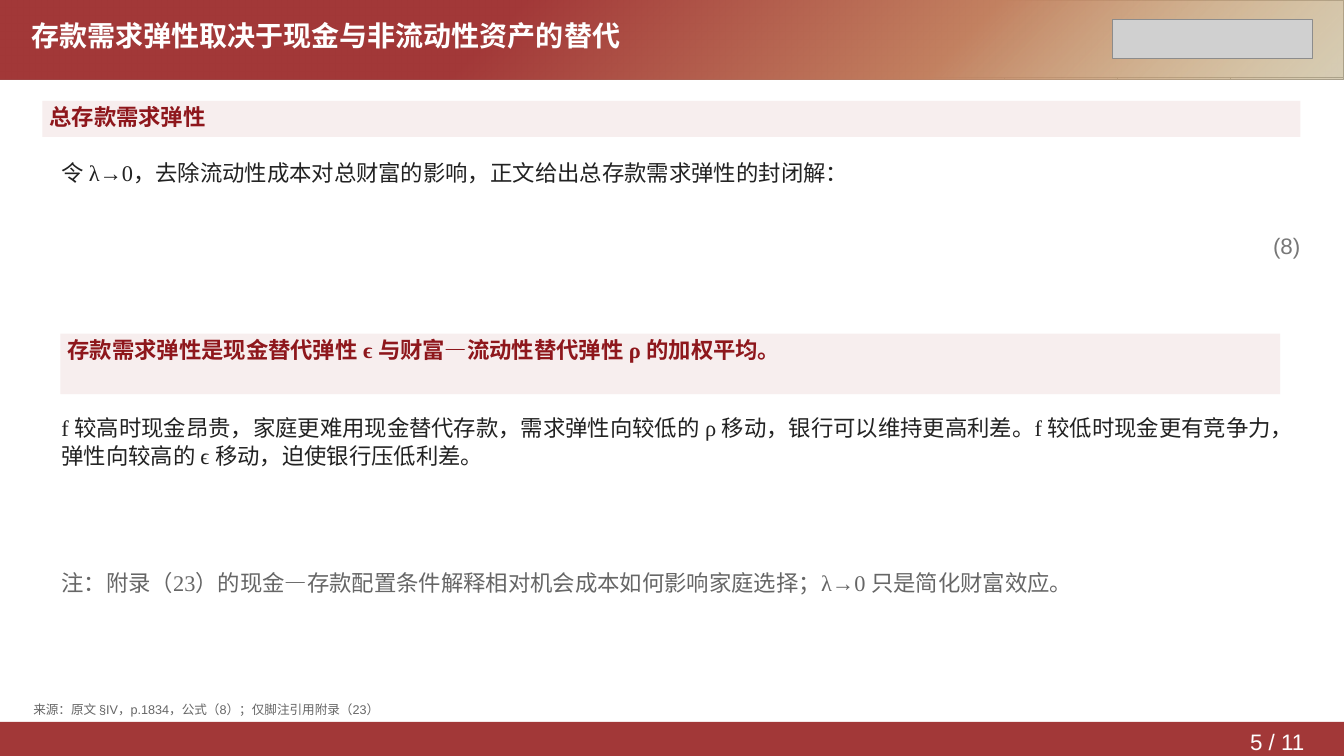
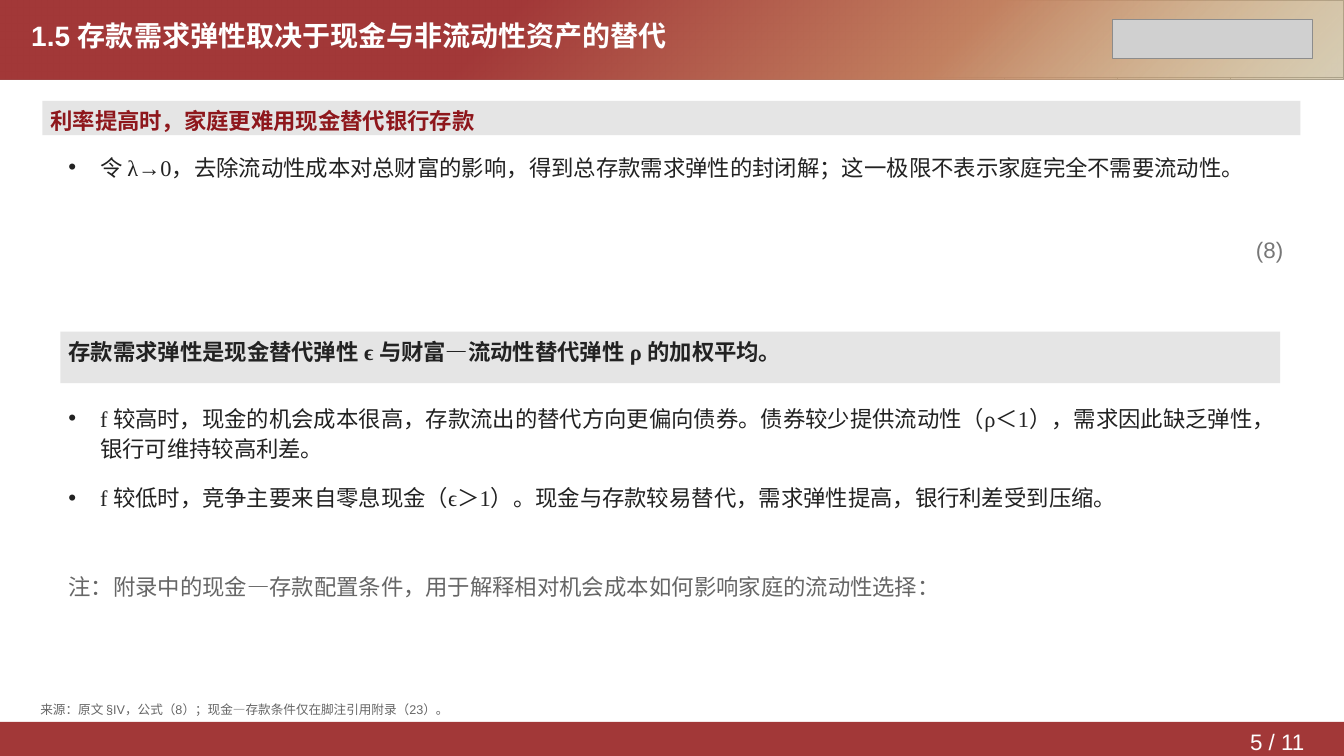
Before and after one commit to Yutingee/trial, a slide deck: slide 5 of deliverables/DepositsChannel-Model.pptx. Drawn at 1344x756 pixels with LibreOffice and Linux fonts; fonts in the diff are those of the drawing; grey boxes stand for pictures. Boxes give left, top, right and bottom in pixels: in the first picture for what was removed or moved away, otherwise in the second. Text is boxed around its words. In the diff, an @@ line names an element or a change of style, - is before the commit and + after.

```diff
--- a/deliverables/DepositsChannel-Model.pptx
+++ b/deliverables/DepositsChannel-Model.pptx
@@ text at (x1=31, y1=22, x2=667, y2=49): text changed @@
-存款需求弹性取决于现金与非流动性资产的替代
+1.5 存款需求弹性取决于现金与非流动性资产的替代
@@ rectangle "利率提高时，家庭更难用现金替代银行存款" at (x1=42, y1=101, x2=1301, y2=135): fill #F7EEEE to #E5E5E5 @@
@@ text in rectangle at (x1=50, y1=110, x2=474, y2=132): text changed @@
-总存款需求弹性
+利率提高时，家庭更难用现金替代银行存款
@@ text at (x1=100, y1=157, x2=1244, y2=180): text changed @@
-令 λ→0，去除流动性成本对总财富的影响，正文给出总存款需求弹性的封闭解：
+• 令 λ→0，去除流动性成本对总财富的影响，得到总存款需求弹性的封闭解；这一极限不表示家庭完全不需要流动性。
@@ text "(8)" at (x1=1256, y1=242, x2=1283, y2=263): alignment right to left; line spacing 1.05 to 1.15 @@
@@ rectangle "存款需求弹性是现金替代弹性 ϵ 与财富—流动性替代弹性 ρ 的加权平均。" resized from (x1=60, y1=334, x2=1280, y2=394) to (x1=60, y1=332, x2=1280, y2=383) @@
@@ rectangle "存款需求弹性是现金替代弹性 ϵ 与财富—流动性替代弹性 ρ 的加权平均。" at (x1=60, y1=332, x2=1280, y2=383): text colour #8E171C to #222222; line spacing 1.05 to 1.15; fill #F7EEEE to #E5E5E5 @@
@@ text at (x1=100, y1=408, x2=1275, y2=459): text changed @@
-f 较高时现金昂贵，家庭更难用现金替代存款，需求弹性向较低的 ρ 移动，银行可以维持更高利差。f 较低时现金更有竞争力，弹性向较高的 ϵ 移动，迫使银行压低利差。
+• f 较高时，现金的机会成本很高，存款流出的替代方向更偏向债券。债券较少提供流动性（ρ＜1），需求因此缺乏弹性，银行可维持较高利差。
@@ text added at (x1=100, y1=487, x2=1116, y2=508), 16 pt, text #222222 @@
+• f 较低时，竞争主要来自零息现金（ϵ＞1）。现金与存款较易替代，需求弹性提高，银行利差受到压缩。
@@ text at (x1=68, y1=576, x2=939, y2=597): text changed; font Times New Roman to Arial @@
-注：附录（23）的现金—存款配置条件解释相对机会成本如何影响家庭选择；λ→0 只是简化财富效应。
+注：附录中的现金—存款配置条件，用于解释相对机会成本如何影响家庭的流动性选择：
@@ text at (x1=40, y1=703, x2=448, y2=716): text changed @@
-来源：原文 §IV，p.1834，公式（8）；仅脚注引用附录（23）
+来源：原文 §IV，公式（8）；现金—存款条件仅在脚注引用附录（23）。
```
Also in this commit, not shown: 10 other slides changed, 3 other files.
